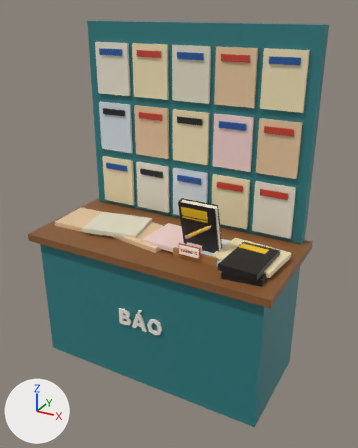
A saved change to the glTF model assets/models/pho/sap_bao.glb.
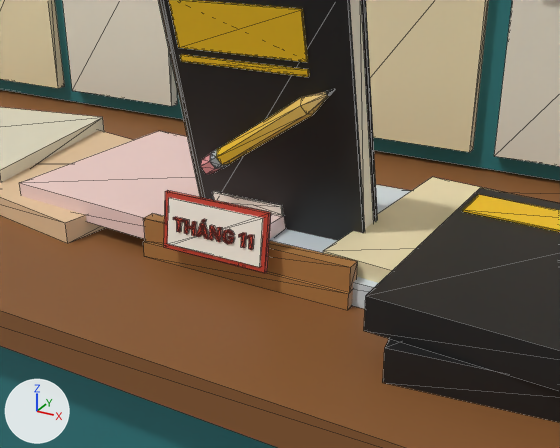
Each version appears first whole from a 50 mm camera at (1.491, -2.559, 2.341) aimed at (0.079, 0.009, 1.057), and next in a close-up from a 50 mm camera at (0.743, -0.915, 1.384) aimed at (0.343, -0.189, 1.021). Arrows for +X, +Y and +Z are at lower left; the lights stay in place. The last two pictures show the newer version. The close-ups show mesh edges as thin lines. Vertices at exactly the same position are counted once.

Script lines for the objects in view, before the commit:
```python
me_hop_039 = bpy.data.meshes.new('hop.039')
me_hop_039.from_pydata(...)  # 800 vertices, 1340 faces; spans x -0.85..0.85, y -0.4..0.4, z 0.0..2.25
me_hop_039.materials.append(mat_defaultmaterial)
ob_sap_bao = bpy.data.objects.new('sap_bao', me_hop_039)
ob_sap_bao.location = (0.0, 0.0, 0.0)
```
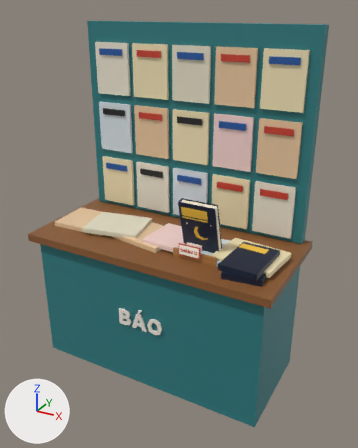
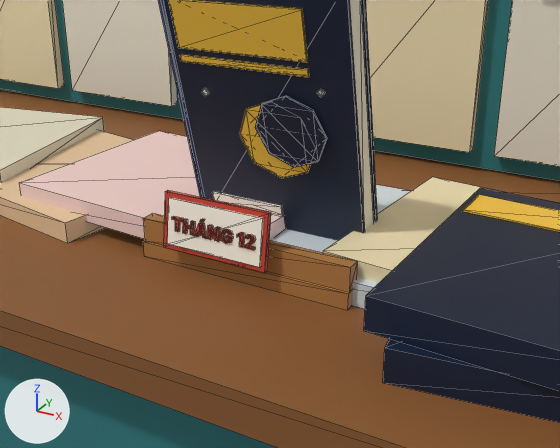
Changed parts and their boxes (x1, y1, x2, y2) in the close-ups (560 x 448 px; the box of a moved part takes in the faces that stretch with it):
part 1 of me_hop_039, added: after (202, 88, 210, 97)
part 2 of me_hop_039, added: after (317, 89, 325, 97)
part 3 of me_hop_039, added (brown): after (239, 105, 310, 178)
part 4 of me_hop_039, deleted: before (210, 149, 229, 169)
part 5 of me_hop_039, deleted: before (200, 154, 222, 174)
part 6 of me_hop_039, moved or reshaped: before (184, 92, 329, 248); after (173, 96, 327, 250)
part 7 of me_hop_039, recoloured: (158, 0, 560, 422) in both

Patch to the scene script:
```diff
--- a/assets/models/pho/sap_bao.glb.py
+++ b/assets/models/pho/sap_bao.glb.py
@@ me_hop_039 @@
 # used by ob_sap_bao; location = (0.0, 0.0, 0.0)
-me_hop_039.from_pydata(...)  # 800 vertices, 1340 faces; spans x -0.85..0.85, y -0.4..0.4, z 0.0..2.25
+me_hop_039.from_pydata(...)  # 818 vertices, 1372 faces; spans x -0.85..0.85, y -0.4..0.4, z 0.0..2.25
+# me_hop_039 part 1: the loose piece of 8 vertices spanning x 0.18..0.19, y -0.19..-0.06, z 0.97..1.3 is copied, and the copy is scaled about its middle by (0.707, 0.0255, 0.0164), then moved by (0.04, -0.03, 0.02); it spans x 0.22..0.23, y -0.16..-0.15, z 1.15..1.16
+# me_hop_039 part 2: the loose piece of 8 vertices spanning x 0.2..0.37, y -0.17..-0.16, z 1.19..1.2 is copied, and the copy is scaled about its middle by (0.0272, 0.853, 0.592), then moved by (0.1, 0.01, -0.02); it spans x 0.37..0.38, y -0.16, z 1.17..1.18
+# me_hop_039 part 3: a new loose piece of 16 vertices spanning x 0.26..0.37, y -0.15..-0.13, z 1.05..1.15, in mat_defaultmaterial
+# me_hop_039 part 4: the loose piece of 12 vertices spanning x 0.22..0.24, y -0.15..-0.13, z 1.05..1.08 is deleted
+# me_hop_039 part 5: the loose piece of 12 vertices spanning x 0.2..0.23, y -0.15..-0.13, z 1.04..1.07 is deleted
+# me_hop_039 part 6: 12 vertices moved within x 0.24..0.32, y -0.23..-0.22, z 1.0..1.02; 43 vertices removed from x 0.23..0.39, y -0.23..-0.13, z 1.0..1.18; 65 vertices added at x 0.23..0.38, y -0.23..-0.13, z 1.0..1.16
+# me_hop_039 part 7: 108 kept faces spanning x 0.18..0.76, y -0.32..0.04, z 0.94..1.3 get new vertex colours
+# other edits to the shape of me_hop_039 do not show in these pictures
 me_hop_039.materials.append(mat_defaultmaterial)
```
